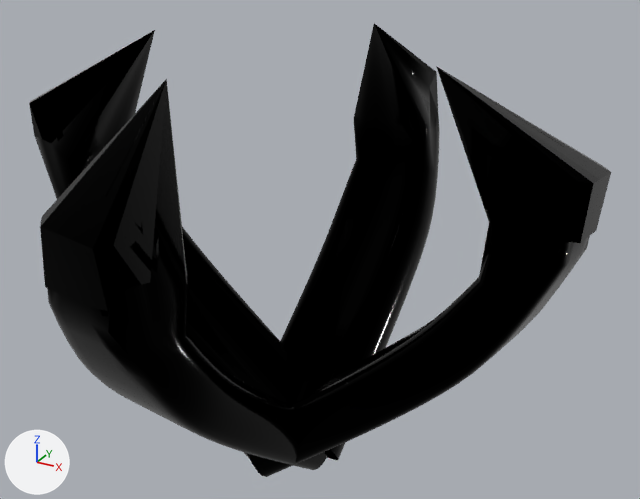
An edit to the glTF model prongs/4prongclaw.glb, drawn before and after from the same camera.
Camera for both pictures: a 50 mm camera at (0.00588, -0.0097, 0.00514) aimed at (0.00036, 0.00034, 0.00012). Lighting does not change. The marker at lower left points along +X, +Y and +Z. Where no turn or scale is listed for an object, it has been applied to the vertices.

Names of what the first picture shows: 'prog4.001', 'prog4.002', 'prog4.003', 'prog4.005'.
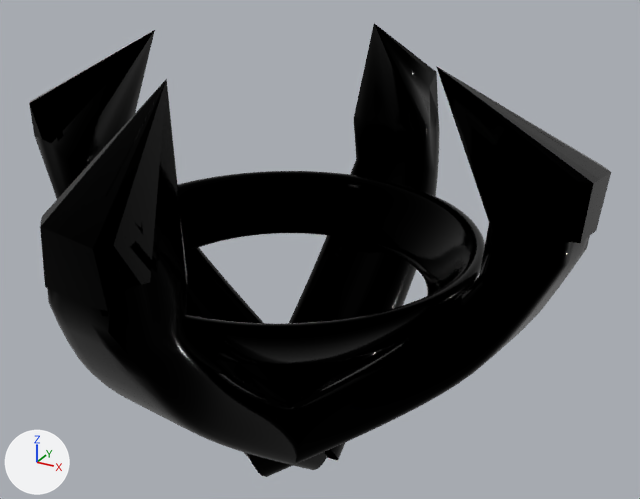
The change, as a diff of the scene's bpy script:
```diff
--- a/prongs/4prongclaw.glb.py
+++ b/prongs/4prongclaw.glb.py
@@ me_object_0_007 @@
+me_object_0_007.from_pydata(...)  # 3072 vertices, 6144 faces; spans x -0.00273..0.00273, y -0.00273..0.00273, z -0.00043..0.00043
+me_object_0_007.materials.append(mat_gold_003)  # black #000000
@@ ob_ringcircle @@
+ob_ringcircle = bpy.data.objects.new('ringcircle', me_object_0_007)
+ob_ringcircle.location = (0.0, 0.0, 0.0)
```

Where the change shows, as pixel boxes [x1, y1, x2, y2] in the pictures (640 x 499 px):
'ringcircle', added (black)
    after: [178, 171, 485, 366]
